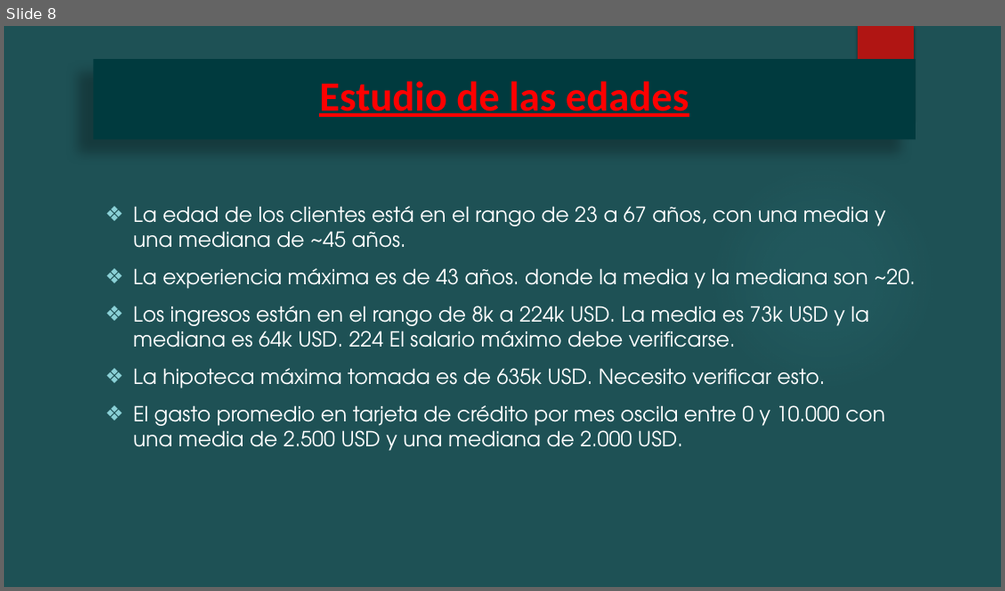
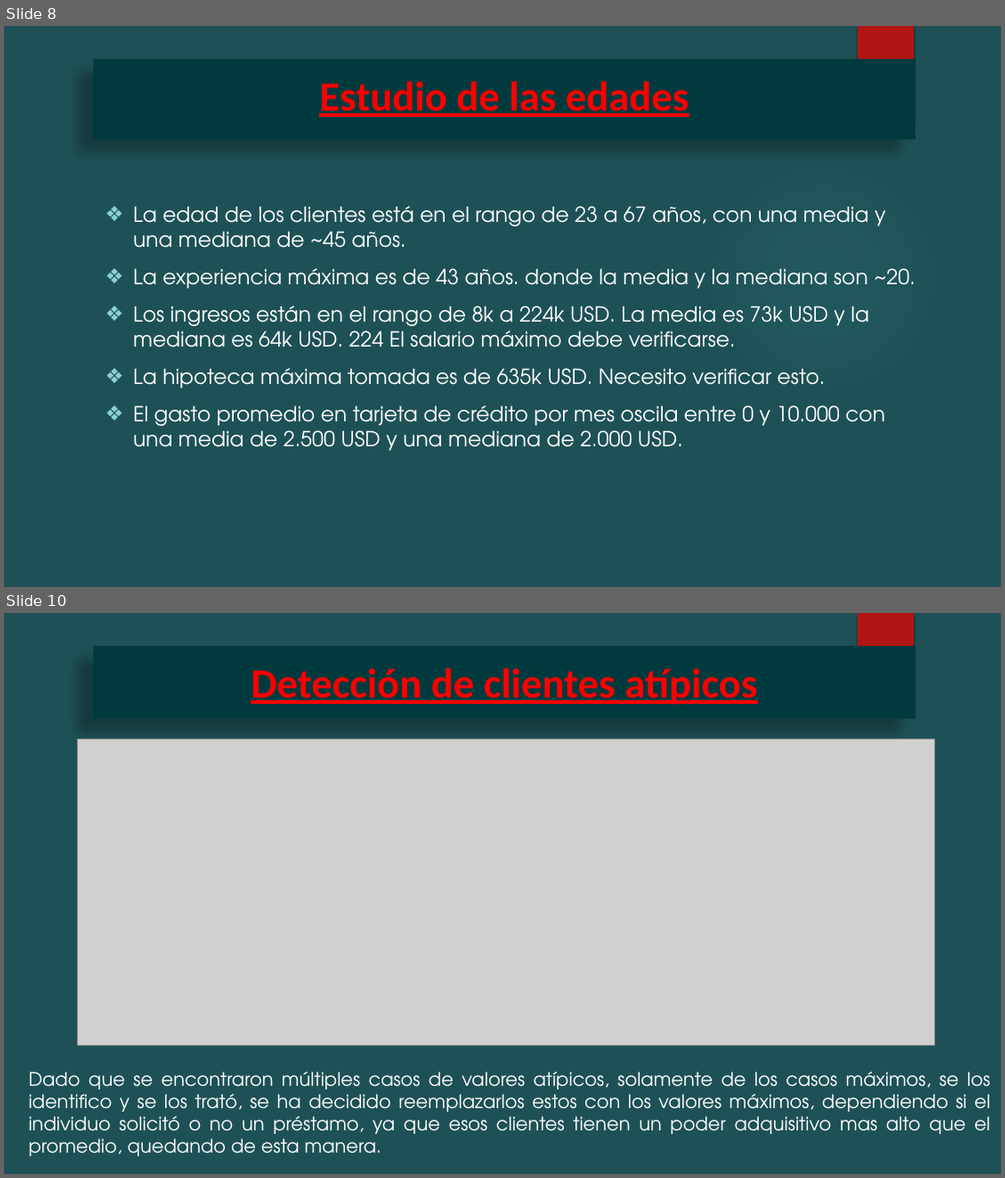
Before and after one commit to Augustobar1991/Proyecto-Coderhouse-Data-Science, a slide deck: Bank/Entrega/Modelado de Prestamos Personales Thera Bank.pptx. Shown one above the other, each under a label of ours: slide 8 before the commit, slides 8 and 10 after it; the slides between them are not shown. The pictures are 1005x591 and 1005x1178 pixels, drawn with LibreOffice and Linux fonts; fonts in the diff are those of the drawing; grey boxes stand for pictures; background and template pictures are left out. Boxes give left, top, right and bottom in pixels: in the first picture for what was removed or moved away, otherwise in the second. Text is boxed around its words. In the diff, an @@ line names an element or a change of style, - is before the commit and + after.

```diff
--- a/Bank/Entrega/Modelado de Prestamos Personales Thera Bank.pptx
+++ b/Bank/Entrega/Modelado de Prestamos Personales Thera Bank.pptx
@@ slide 10 added at box(4, 613, 1001, 1174), background #1E5155; not listed: 2 template elements that a slide beside it also shows @@
@@ title added at box(93, 646, 914, 718), fill #003A3E, 40 pt, text #FF0000, bold, underline @@
+Detección de clientes atípicos
@@ picture added at box(77, 738, 934, 1046) @@
@@ text added at box(29, 1071, 990, 1156), 18 pt, text #FFFFFF @@
+Dado que se encontraron múltiples casos de valores atípicos, solamente de los casos máximos, se los identifico y se los trató, se ha decidido reemplazarlos estos con los valores máximos, dependiendo si el individuo solicitó o no un préstamo, ya que esos clientes tienen un poder adquisitivo mas alto que el promedio, quedando de esta manera.
```
Also in this commit, not shown: 10 slides changed, 14 other slides added, 2 other files.
